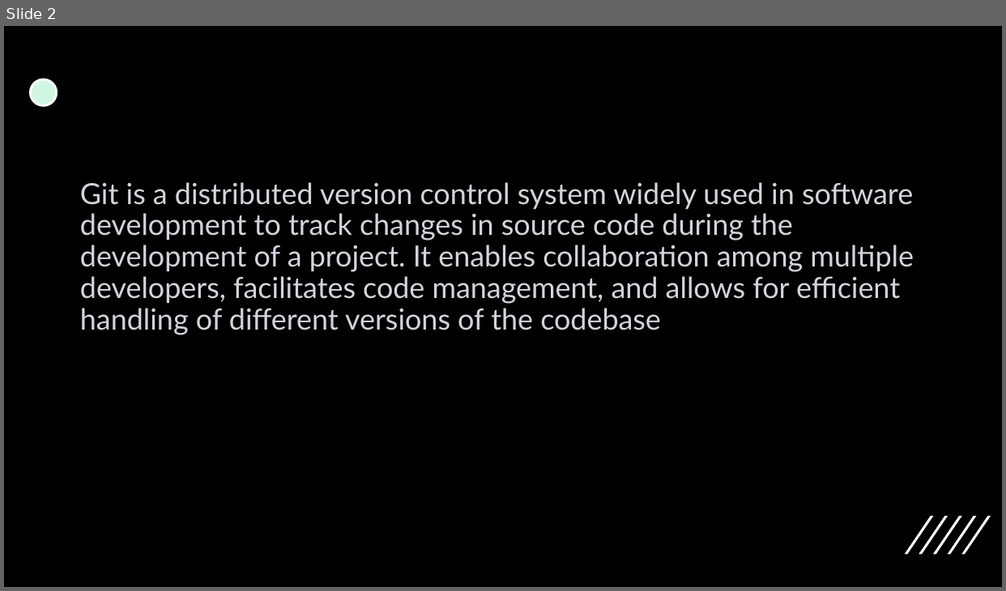
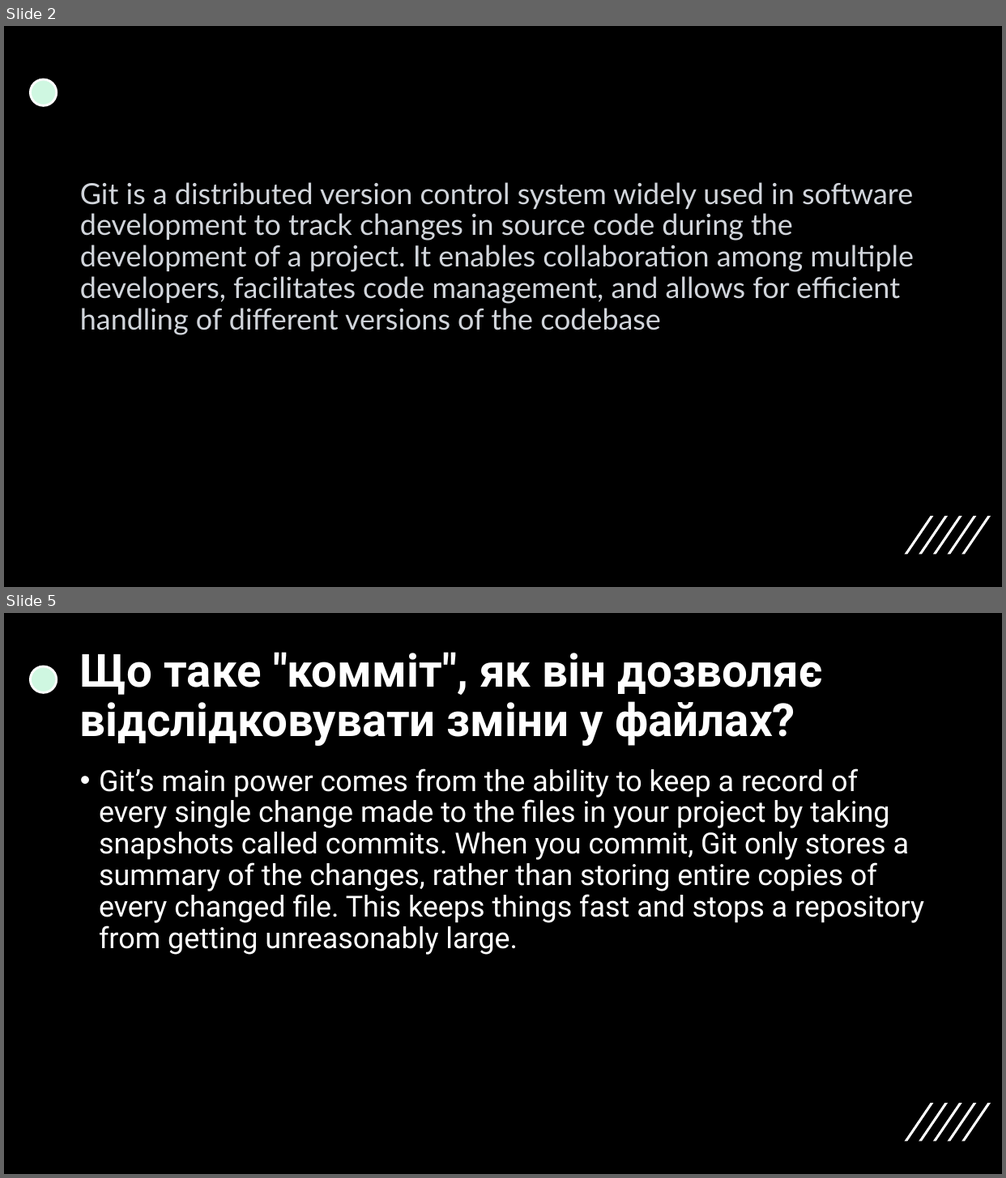
Before and after one commit to Maxus1012/chipichapa, a slide deck: Work-case№1.pptx. Shown one above the other, each under a label of ours: slide 2 before the commit, slides 2 and 5 after it; the slides between them are not shown. The pictures are 1006x591 and 1006x1178 pixels, drawn with LibreOffice and Linux fonts; fonts in the diff are those of the drawing. Boxes give left, top, right and bottom in pixels: in the first picture for what was removed or moved away, otherwise in the second. Text is boxed around its words. In the diff, an @@ line names an element or a change of style, - is before the commit and + after.

```diff
--- a/Work-case№1.pptx
+++ b/Work-case№1.pptx
@@ slide 5 added at (4, 613, 1002, 1174), background #000000; not listed: 6 template elements that a slide beside it also shows @@
@@ title added at (80, 652, 823, 746), 44 pt, text #FFFFFF, bold @@
+Що таке "комміт", як він дозволяє відслідковувати зміни у файлах?
@@ text added at (99, 769, 924, 955), 28 pt, text #FFFFFF @@
+• Git’s main power comes from the ability to keep a record of every single change made to the files in your project by taking snapshots called commits. When you commit, Git only stores a summary of the changes, rather than storing entire copies of every changed file. This keeps things fast and stops a repository from getting unreasonably large.
```
Also in this commit, not shown: 1 slide changed.
